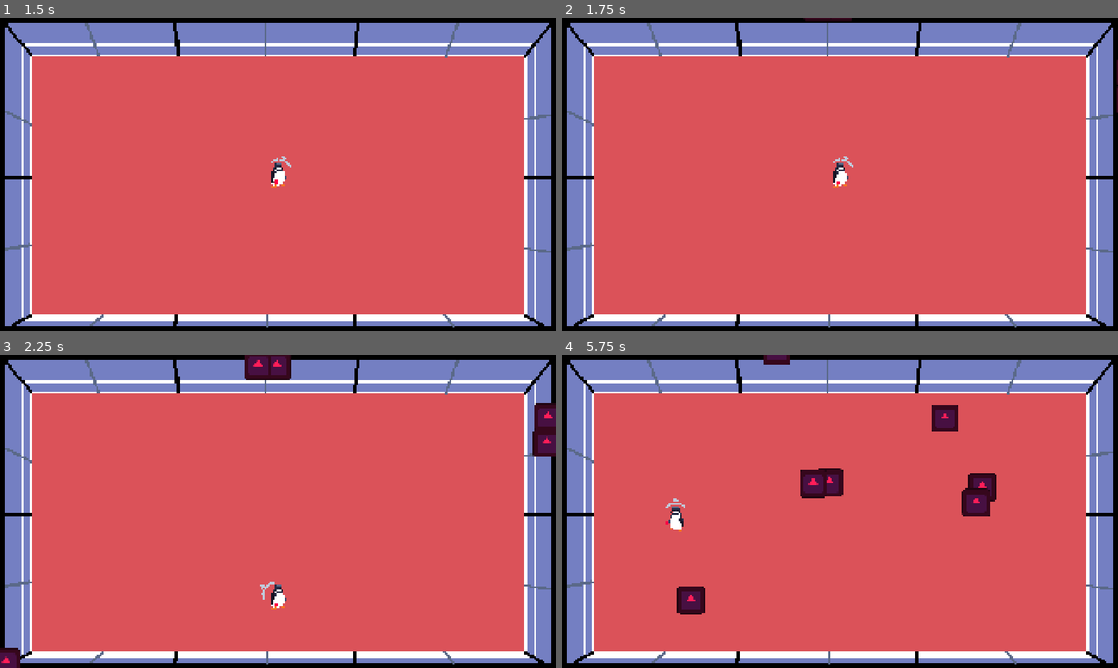
Above: before the commit, frames 1-4 (two rows, left to right).
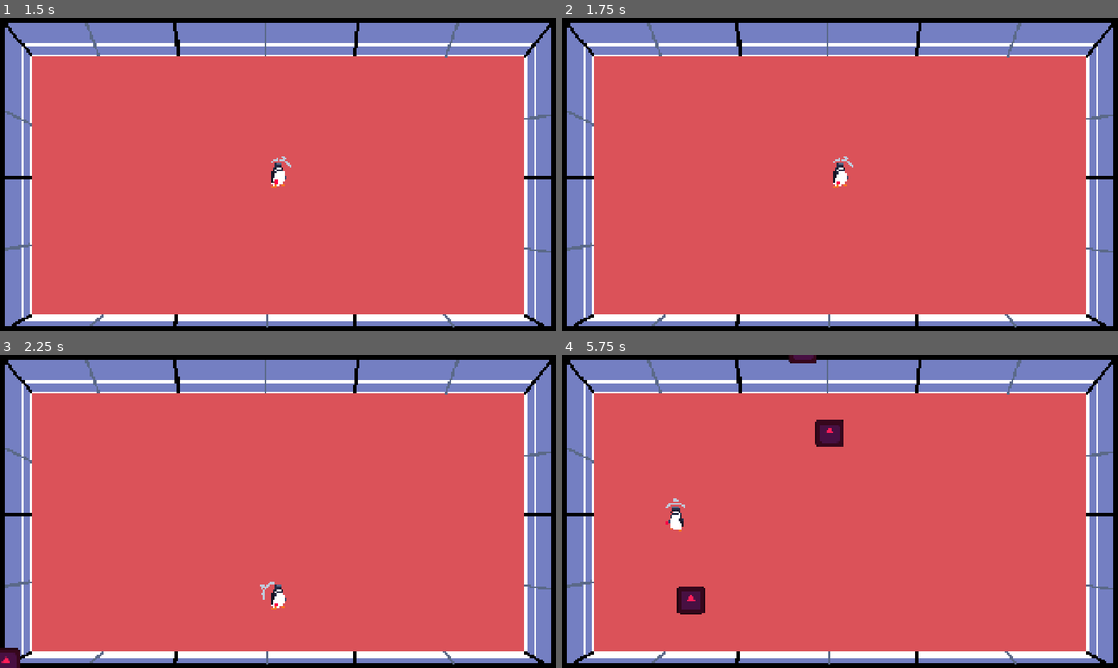
Above: after the commit, the same moments.

Repository: NicholasNg380/PING
Game: Godot game, scene res://scenes/mainScenes/start_screen.tscn
Same seed, same stepped clock (60 frames per second), same inputs: the game is played once before the commit and once after it. The engine's default icon, where the game draws it, is replaced by a stand-in: a white triangle on a blue panel in a dark square.
Inputs (mouse positions are in pixels of both pictures, inside the frame that each line leads up to):
- Up to frame 1 (1.5 s): tap Enter at 0.5 s; move the mouse to (400, 158) at 0.52 s; hold D (right) 0.53-1.25 s; tap Space (hit) at 0.6 s; click "Start" at 1.25 s
- Up to frame 2 (1.75 s): no input
- Up to frame 3 (2.25 s): move the mouse to (166, 527) at 2.02 s; hold S (down) from 2.03 s (still down); tap Shift (shift) at 2.1 s
- Up to frame 4 (5.75 s): move the mouse to (895, 442) at 2.77 s; release S (down) at 2.78 s; hold D (right) 2.78-3.53 s; tap one key every 0.75 s from 2.85 s: Q (spawnEnemy) Space (hit) Shift (shift) Q (spawnEnemy); move the mouse to (812, 574) at 3.52 s; hold W (up) 3.53-4.28 s; move the mouse to (1006, 558) at 4.27 s; hold A (left) from 4.28 s (still down); move the mouse to (673, 464) at 5.02 s

Frame 1 is identical in both runs. In frame 2, 0.1% of the frame differs, in the area x 43-100%, y 0-31%; in frame 3, 1.4%; in frame 4, 2.6%, in the area x 36-79%, y 0-52%.

Commit message:
Player Death
The player can now die and be damaged

Diff:
--- a/scripts/controllers/game_controller.gd
+++ b/scripts/controllers/game_controller.gd
@@ -1,6 +1,6 @@
 extends Node2D
 
-const ENEMY_NUM = 5
+const ENEMY_NUM = 1
 
 func spawn_enemy():
 	var new_enemy = preload("res://scenes/objects/Enemy.tscn").instantiate()
--- a/scripts/enemyScripts/enemy.gd
+++ b/scripts/enemyScripts/enemy.gd
@@ -17,5 +17,6 @@
 
 func _on_area_2d_body_entered(body: Node2D) -> void:
 	if body.is_in_group("Player") and not body.invulnerable:
+		body.take_player_damage()
 		var knockback_direction = (body.global_position - global_position).normalized()
 		body.apply_knockback(knockback_direction, 1200, 0.12)
--- a/scripts/playerScripts/player.gd
+++ b/scripts/playerScripts/player.gd
@@ -44,10 +44,11 @@
 	else:
 		_movement(delta)
 	move_and_slide()
+	if health <= 0:
+		pass
 
-"""func damaged(delta):
-	if not invulnerable:
-		health -= 1"""
+func take_player_damage():
+	health -= 1
 
 func _movement(delta: float) -> void:
 	var input = Vector2(
